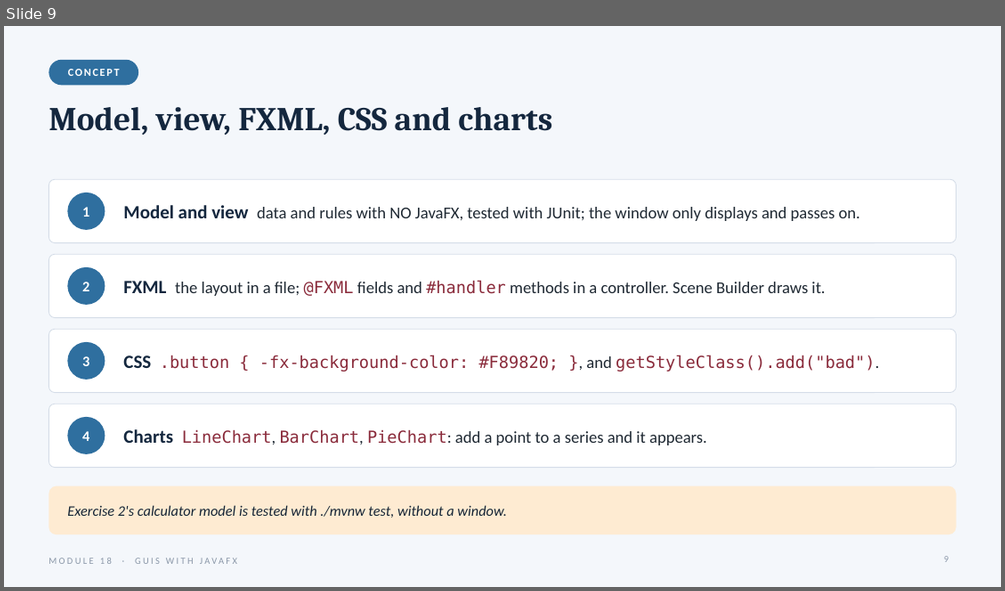
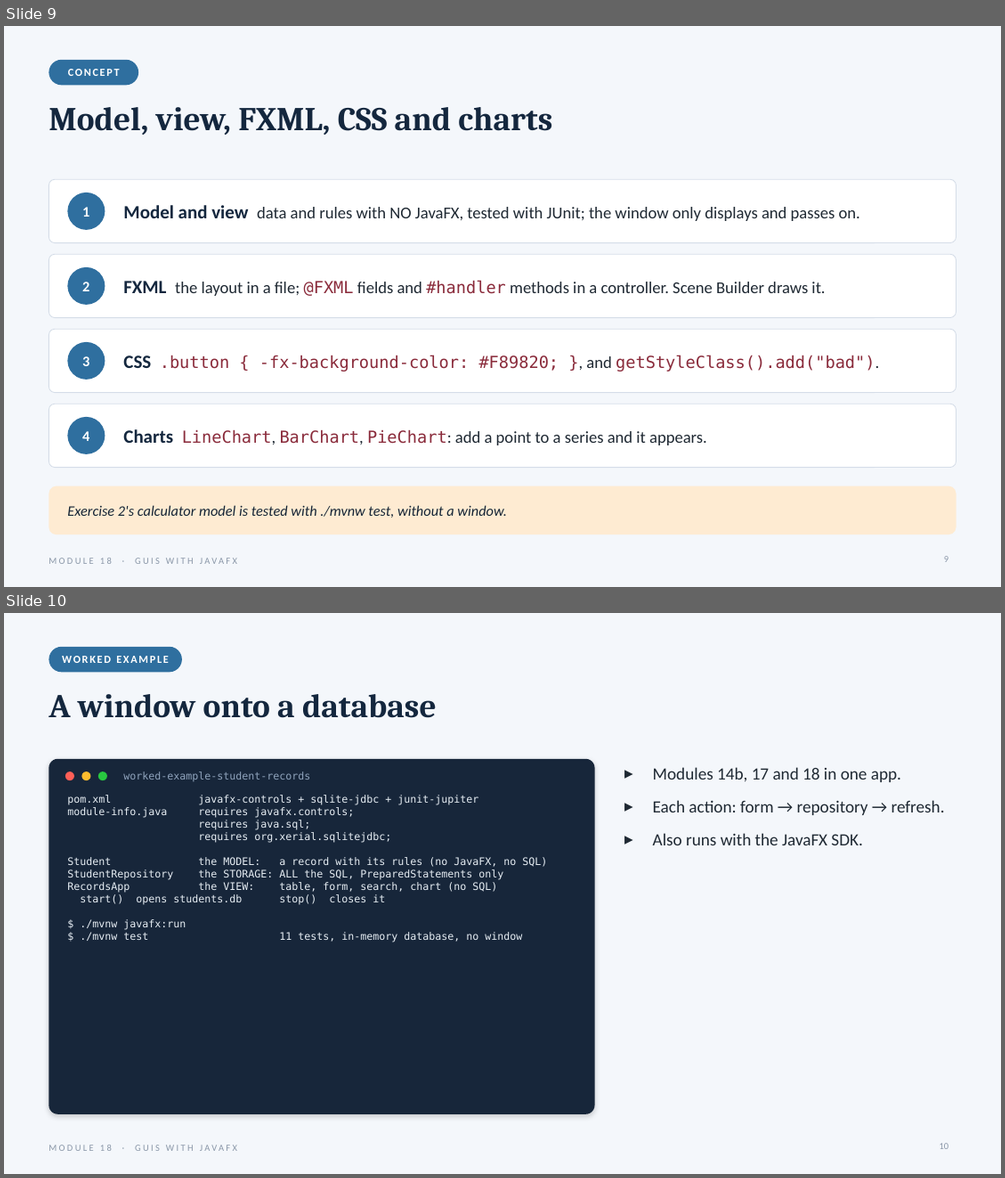
Before and after one commit to datlogix/Java4Beginners, a slide deck: Slides/Module-18-GUIs-with-JavaFX.pptx. Shown one above the other, each under a label of ours: slide 9 before the commit, slides 9 and 10 after it. The pictures are 1005x591 and 1005x1178 pixels, drawn with LibreOffice and Linux fonts; fonts in the diff are those of the drawing. Boxes give left, top, right and bottom in pixels: in the first picture for what was removed or moved away, otherwise in the second. Text is boxed around its words. In the diff, an @@ line names an element or a change of style, - is before the commit and + after.

```diff
--- a/Slides/Module-18-GUIs-with-JavaFX.pptx
+++ b/Slides/Module-18-GUIs-with-JavaFX.pptx
@@ slide 10 added at <box>4,613,1001,1174</box>, background #F4F7FB; not listed: 1 template element that a slide beside it also shows @@
@@ rounded rectangle added at <box>48,647,182,672</box>, fill #2F6F9F @@
@@ text added at <box>62,656,169,663</box>, 10.5 pt, text #FFFFFF, bold @@
+WORKED EXAMPLE
@@ title added at <box>48,694,437,718</box>, 32 pt, text #14273E, bold @@
+A window onto a database
@@ rounded rectangle added at <box>48,759,595,1114</box>, fill #17263A @@
@@ ellipse added at <box>65,771,74,780</box>, fill #FF5F57 @@
@@ ellipse added at <box>81,771,90,780</box>, fill #FEBC2E @@
@@ ellipse added at <box>98,771,107,780</box>, fill #28C840 @@
@@ text added at <box>123,771,310,781</box>, 10 pt, text #8FA3BC @@
+worked-example-student-records
@@ text added at <box>653,767,945,845</box>, 16.5 pt, text #1F2933 @@
+▸ Modules 14b, 17 and 18 in one app.
+▸ Each action: form → repository → refresh.
+▸ Also runs with the JavaFX SDK.
@@ text added at <box>67,795,547,942</box>, 10 pt, text #E6EDF3 @@
+pom.xml javafx-controls + sqlite-jdbc + junit-jupiter
+module-info.java requires javafx.controls;
+requires java.sql;
+requires org.xerial.sqlitejdbc;
+Student the MODEL: a record with its rules (no JavaFX, no SQL)
+StudentRepository the STORAGE: ALL the SQL, PreparedStatements only
+RecordsApp the VIEW: table, form, search, chart (no SQL)
+start() opens students.db stop() closes it
+$ ./mvnw javafx:run
+$ ./mvnw test 11 tests, in-memory database, no window
@@ page number added at <box>939,1143,949,1149</box>, 9 pt, text #8A97A8 @@
+10
```
Also in this commit, not shown: 15 other files.
